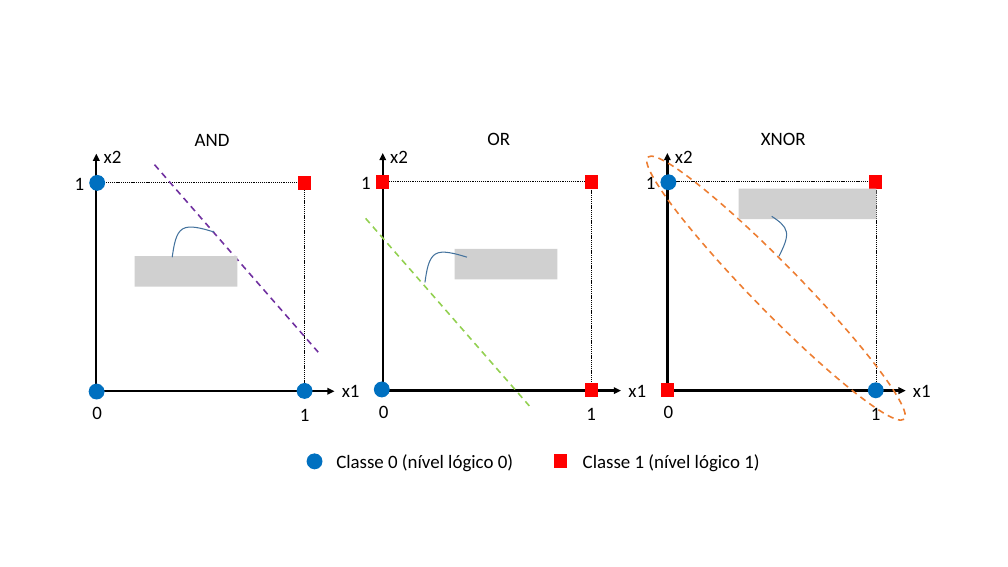
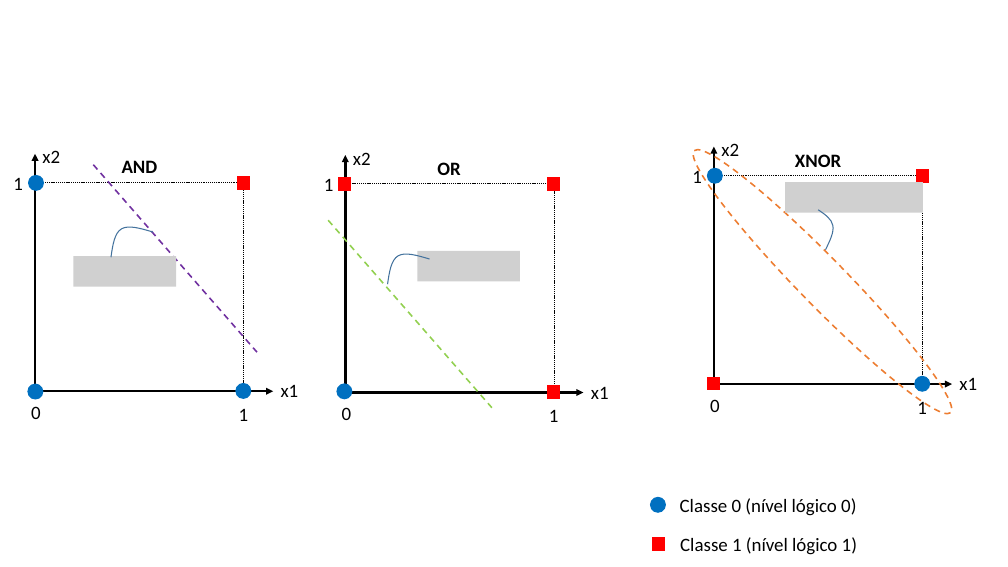
Before and after one commit to zz4fap/t320_aprendizado_de_maquina, a slide deck: slide 32 of slides/T320_Redes_Neurais_Artificiais (Parte I).pptx (slide 33 before the commit). Drawn at 1008x567 pixels with LibreOffice and Linux fonts; fonts in the diff are those of the drawing; grey boxes stand for pictures. Boxes give left, top, right and bottom in pixels: in the first picture for what was removed or moved away, otherwise in the second. Text is boxed around its words. In the diff, an @@ line names an element or a change of style, - is before the commit and + after.

```diff
--- a/slides/T320_Redes_Neurais_Artificiais (Parte I).pptx
+++ b/slides/T320_Redes_Neurais_Artificiais (Parte I).pptx
@@ text "XNOR": place and size @@
-text "XNOR" at <box>761,132,806,145</box>
+text "XNOR" at <box>795,154,841,167</box>
@@ bold on in 3 elements at <box>795,154,841,167</box>, <box>437,162,460,175</box>, <box>122,160,158,173</box> @@
@@ text "AND": place and size @@
-text "AND" at <box>195,134,230,146</box>
+text "AND" at <box>122,160,158,173</box>
@@ text "OR": place and size @@
-text "OR" at <box>487,132,510,145</box>
+text "OR" at <box>437,162,460,175</box>
@@ rectangle: place and size @@
-rectangle at <box>383,181,591,390</box>
+rectangle at <box>346,184,554,392</box>
@@ 5 texts, 3 rectangles, 3 ellipses, 2 arrows, 1 freeform shape, 1 picture: place and size @@
-5 texts, 3 rectangles, 3 ellipses, 2 arrows, 1 freeform shape, 1 picture at <box>631,141,931,436</box>
+5 texts, 3 rectangles, 3 ellipses, 2 arrows, 1 freeform shape, 1 picture at <box>678,134,977,429</box>
@@ 5 texts, 3 ellipses, 2 arrows, 2 rectangles, 1 line, 1 freeform shape, 1 picture: place and size @@
-5 texts, 3 ellipses, 2 arrows, 2 rectangles, 1 line, 1 freeform shape, 1 picture at <box>75,150,360,421</box>
+5 texts, 3 ellipses, 2 arrows, 2 rectangles, 1 line, 1 freeform shape, 1 picture at <box>13,150,299,421</box>
@@ 1 rectangle, 1 line, 1 picture: place and size @@
-1 rectangle, 1 line, 1 picture at <box>366,176,558,406</box>
+1 rectangle, 1 line, 1 picture at <box>328,178,520,408</box>
@@ 4 texts, 2 arrows, 2 rectangles, 1 freeform shape, 1 ellipse: place and size @@
-4 texts, 2 arrows, 2 rectangles, 1 freeform shape, 1 ellipse at <box>361,150,646,420</box>
+4 texts, 2 arrows, 2 rectangles, 1 freeform shape, 1 ellipse at <box>324,152,609,422</box>
@@ text "0": place and size @@
-text "0" at <box>379,405,389,418</box>
+text "0" at <box>342,407,352,420</box>
@@ ellipse: place and size @@
-ellipse at <box>307,454,322,469</box>
+ellipse at <box>651,498,666,513</box>
@@ text "Classe 0 (nível lógico 0)": place and size @@
-text "Classe 0 (nível lógico 0)" at <box>336,454,513,472</box>
+text "Classe 0 (nível lógico 0)" at <box>680,498,856,516</box>
@@ rectangle: place and size @@
-rectangle at <box>555,454,567,467</box>
+rectangle at <box>653,538,665,551</box>
@@ text "Classe 1 (nível lógico 1)": place and size @@
-text "Classe 1 (nível lógico 1)" at <box>583,454,759,472</box>
+text "Classe 1 (nível lógico 1)" at <box>680,537,857,555</box>
```
Also in this commit, not shown: 3 other slides changed, 1 slide removed, 8 other files.
